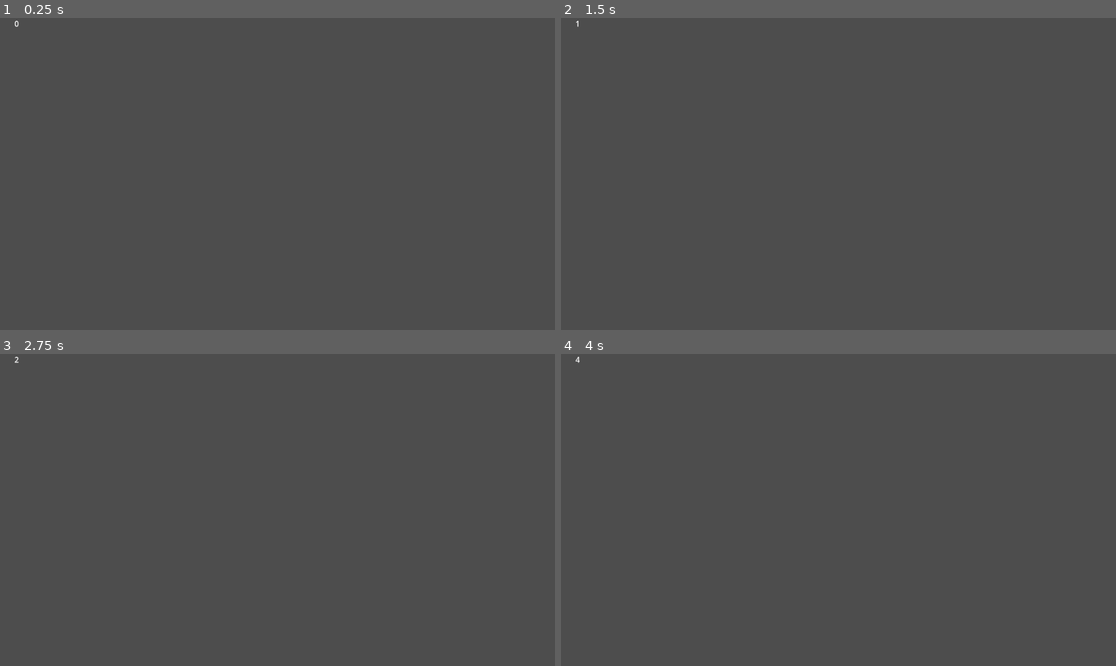
Above: before the commit, frames 1-4 (two rows, left to right).
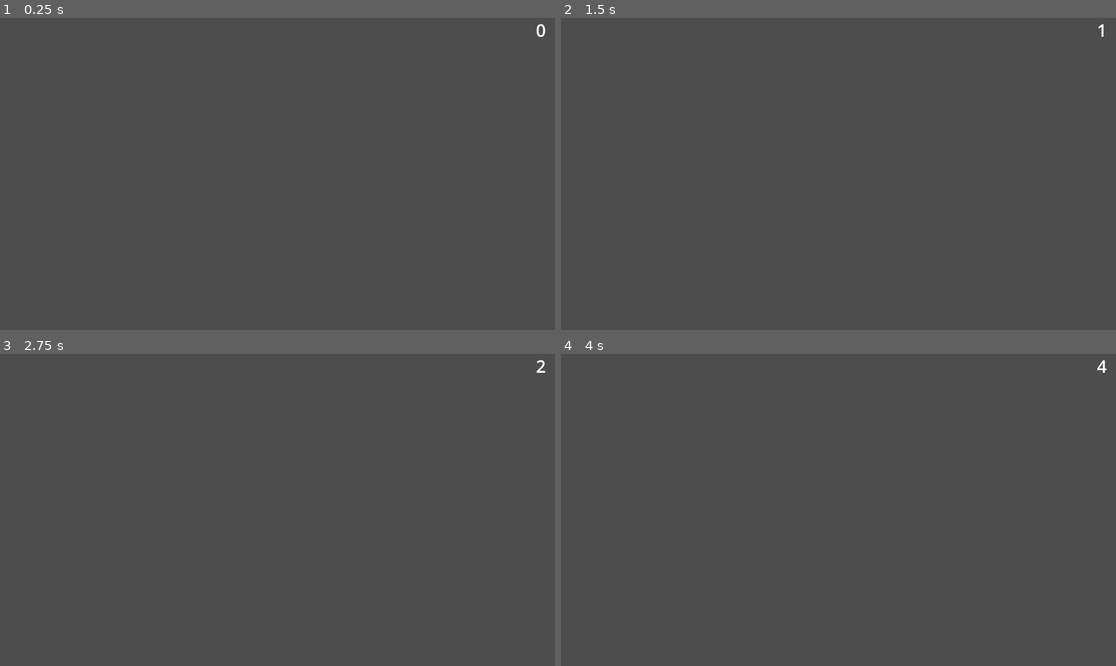
Above: after the commit, the same moments.

Repository: b1nwal/summersummit2026
Game: Godot game, scene res://main.tscn
Two runs of this game, one before a commit and one after it. Both use one fixed random seed, a clock stepped at 60 frames per second and the inputs below.
Inputs:
- Up to frame 1 (0.25 s): no input
- Up to frame 2 (1.5 s): tap Enter at 0.5 s; tap Space at 1.25 s
- Up to frame 3 (2.75 s): no input
- Up to frame 4 (4 s): tap Enter at 2.75 s; tap Space at 3.5 s

The runs differ from the first frame. In frame 1, less than 0.1% of the frame differs, in the area x 2-99%, y 0-7%; in frame 2, less than 0.1%; in frame 3, less than 0.1%; in frame 4, less than 0.1%.

Commit message:
added temporary button to exit the game (escape key)

Diff:
--- a/hud.tscn
+++ b/hud.tscn
@@ -6,7 +6,9 @@
 script = ExtResource("1_37p78")
 
 [node name="TimeLabel" type="Label" parent="."]
-offset_right = 40.0
-offset_bottom = 23.0
+offset_left = 1848.0
+offset_right = 1888.0
+offset_bottom = 83.0
+theme_override_font_sizes/font_size = 60
 text = "0"
 horizontal_alignment = 2
--- a/main.gd
+++ b/main.gd
@@ -14,3 +14,7 @@
 	time += 1
 	$RoundTimer.start()
 	$HUD.update_timer(time)
+
+func _process(delta):
+	if Input.is_action_pressed("ui_cancel"):
+		get_tree().quit()
--- a/project.godot
+++ b/project.godot
@@ -14,3 +14,9 @@
 run/main_scene="uid://bida34n0q3eor"
 config/features=PackedStringArray("4.4", "Forward Plus")
 config/icon="res://icon.svg"
+
+[display]
+
+window/size/viewport_width=1920
+window/size/viewport_height=1080
+window/size/mode=3
